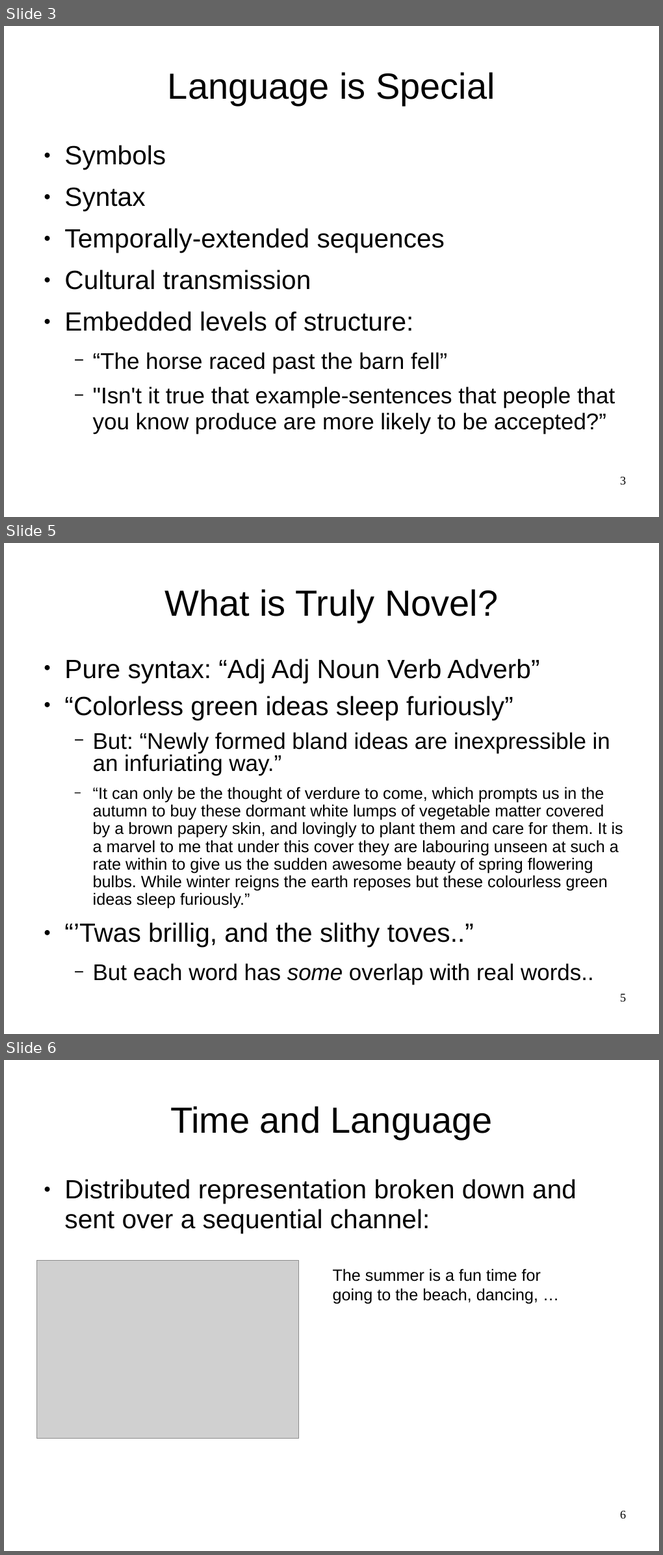
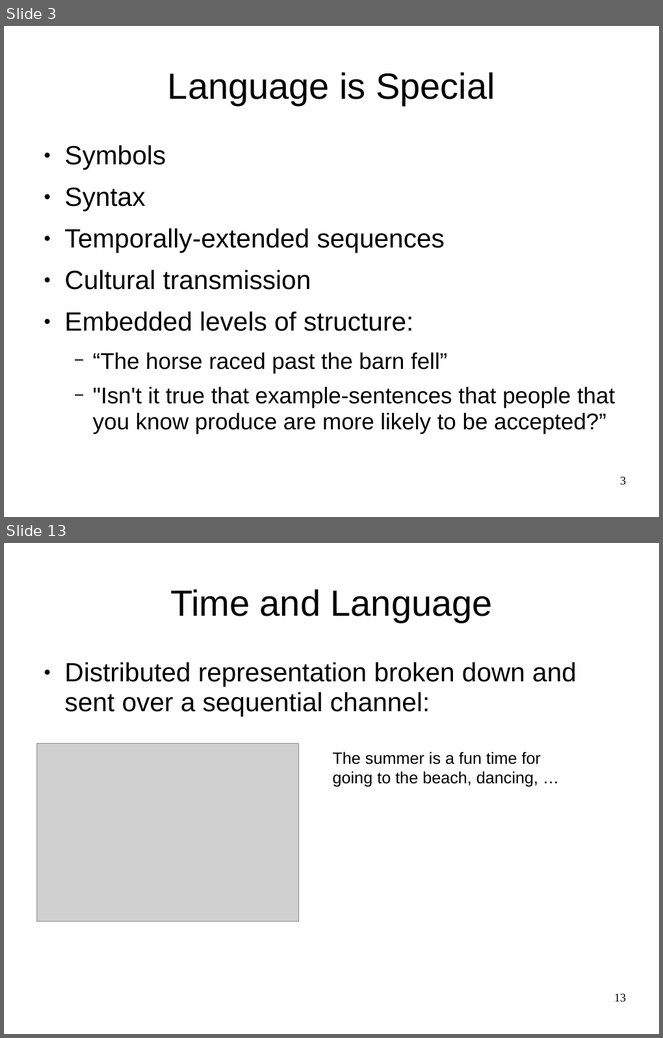
Before and after one commit to ccnlab/teaching, a slide deck: genpsych/randy_slides/oreilly_genpsych_language.pptx. Shown one above the other, each under a label of ours: slides 3, 5 and 6 before the commit, slides 3 and 13 after it; the slides between them are not shown. The pictures are 663x1555 and 663x1038 pixels, drawn with LibreOffice and Linux fonts; fonts in the diff are those of the drawing; grey boxes stand for pictures; background and template pictures are left out. Boxes give left, top, right and bottom in pixels: in the first picture for what was removed or moved away, otherwise in the second. Text is boxed around its words. In the diff, an @@ line names an element or a change of style, - is before the commit and + after.

```diff
--- a/genpsych/randy_slides/oreilly_genpsych_language.pptx
+++ b/genpsych/randy_slides/oreilly_genpsych_language.pptx
@@ slide 5 removed at <box>4,543,659,1034</box>, background picture (left out) @@
@@ title removed at <box>165,589,498,622</box> @@
-What is Truly Novel?
@@ text removed at <box>64,659,623,984</box> @@
-● Pure syntax: “Adj Adj Noun Verb Adverb”
-● “Colorless green ideas sleep furiously”
-  − But: “Newly formed bland ideas are inexpressible in an infuriating way.”
-  − “It can only be the thought of verdure to come, which prompts us in the autumn to buy these dormant white lumps of vegetable matter covered by a brown papery skin, and lovingly to plant them and care for them. It is a marvel to me that under this cover they are labouring unseen at such a rate within to give us the sudden awesome beauty of spring flowering bulbs. While winter reigns the earth reposes but these colourless green ideas sleep furiously.”
-● “’Twas brillig, and the slithy toves..”
-  − But each word has some overlap with real words..
@@ page number removed at <box>620,994,626,1002</box> @@
-5
@@ what was slide 6 is now slide 13 @@
@@ page number at <box>614,994,626,1002</box>: text changed @@
-6
+13
```
Also in this commit, not shown: 3 slides changed, 8 slides added, 17 other slides removed.
